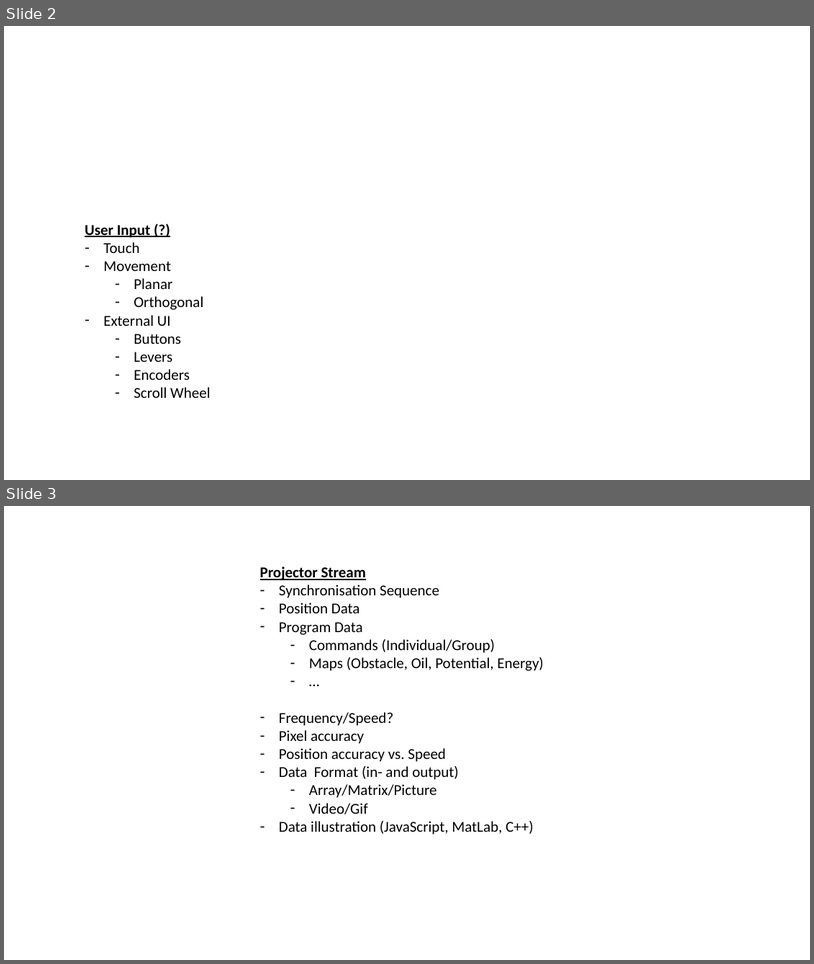
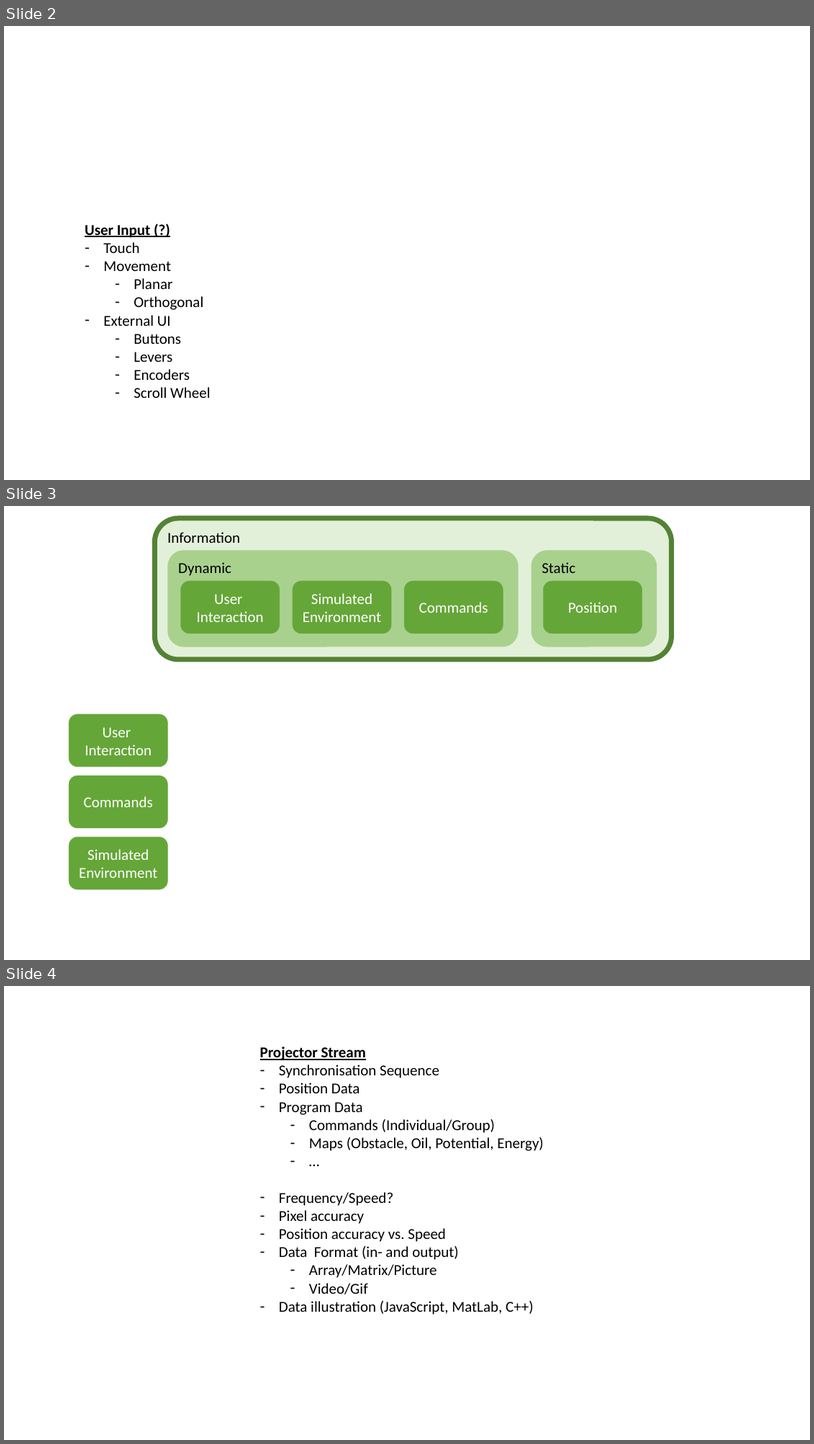
Before and after one commit to DefaultGit/Zooids, a slide deck: Documents/Structure.pptx. Shown one above the other, each under a label of ours: slides 2 and 3 before the commit, slides 2, 3 and 4 after it. The pictures are 814x964 and 814x1444 pixels, drawn with LibreOffice and Linux fonts; fonts in the diff are those of the drawing. Boxes give left, top, right and bottom in pixels: in the first picture for what was removed or moved away, otherwise in the second. Text is boxed around its words. In the diff, an @@ line names an element or a change of style, - is before the commit and + after.

```diff
--- a/Documents/Structure.pptx
+++ b/Documents/Structure.pptx
@@ slide 3 added at (x1=4, y1=506, x2=810, y2=960), background #FFFFFF @@
@@ rounded rectangle added at (x1=154, y1=518, x2=672, y2=659), fill #E2F0D9, outline #548235 6 pt, 18 pt, text #000000 @@
+Information
@@ rounded rectangle added at (x1=168, y1=550, x2=519, y2=647), fill #A9D18E, 18 pt, text #000000 @@
+Dynamic
@@ rounded rectangle added at (x1=532, y1=550, x2=657, y2=647), fill #A9D18E, 18 pt, text #000000 @@
+Static
@@ rounded rectangle added at (x1=180, y1=581, x2=279, y2=633), fill #65A638, outline #70AD47 0.5 pt, 18 pt, text #FFFFFF @@
+User
+Interaction
@@ rounded rectangle added at (x1=293, y1=581, x2=391, y2=633), fill #65A638, outline #70AD47 0.5 pt, 18 pt, text #FFFFFF @@
+Simulated Environment
@@ rounded rectangle added at (x1=404, y1=581, x2=503, y2=633), fill #65A638, outline #70AD47 0.5 pt, 18 pt, text #FFFFFF @@
+Commands
@@ rounded rectangle added at (x1=543, y1=581, x2=642, y2=633), fill #65A638, outline #70AD47 0.5 pt, 18 pt, text #FFFFFF @@
+Position
@@ rounded rectangle added at (x1=69, y1=714, x2=167, y2=767), fill #65A638, outline #70AD47 0.5 pt, 18 pt, text #FFFFFF @@
+User
+Interaction
@@ rounded rectangle added at (x1=69, y1=775, x2=167, y2=828), fill #65A638, outline #70AD47 0.5 pt, 18 pt, text #FFFFFF @@
+Commands
@@ rounded rectangle added at (x1=69, y1=837, x2=167, y2=890), fill #65A638, outline #70AD47 0.5 pt, 18 pt, text #FFFFFF @@
+Simulated Environment
@@ what was slide 3 is now slide 4 @@
```
Also in this commit, not shown: 1 slide changed, 3 other files.
